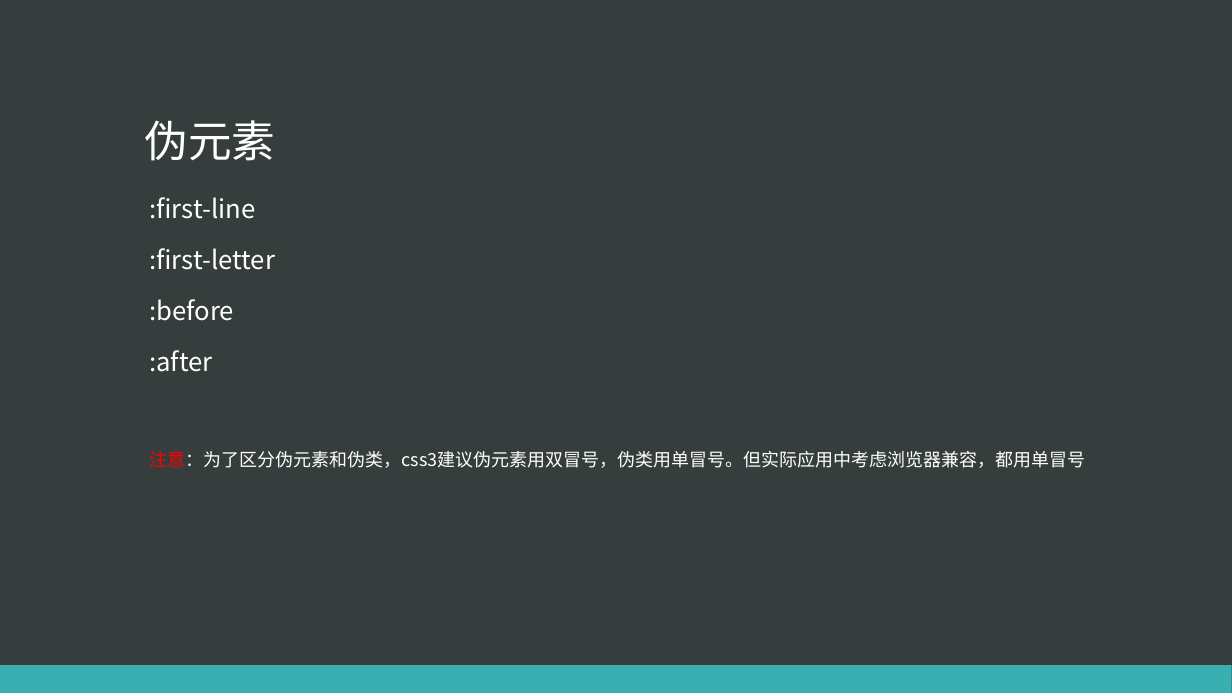
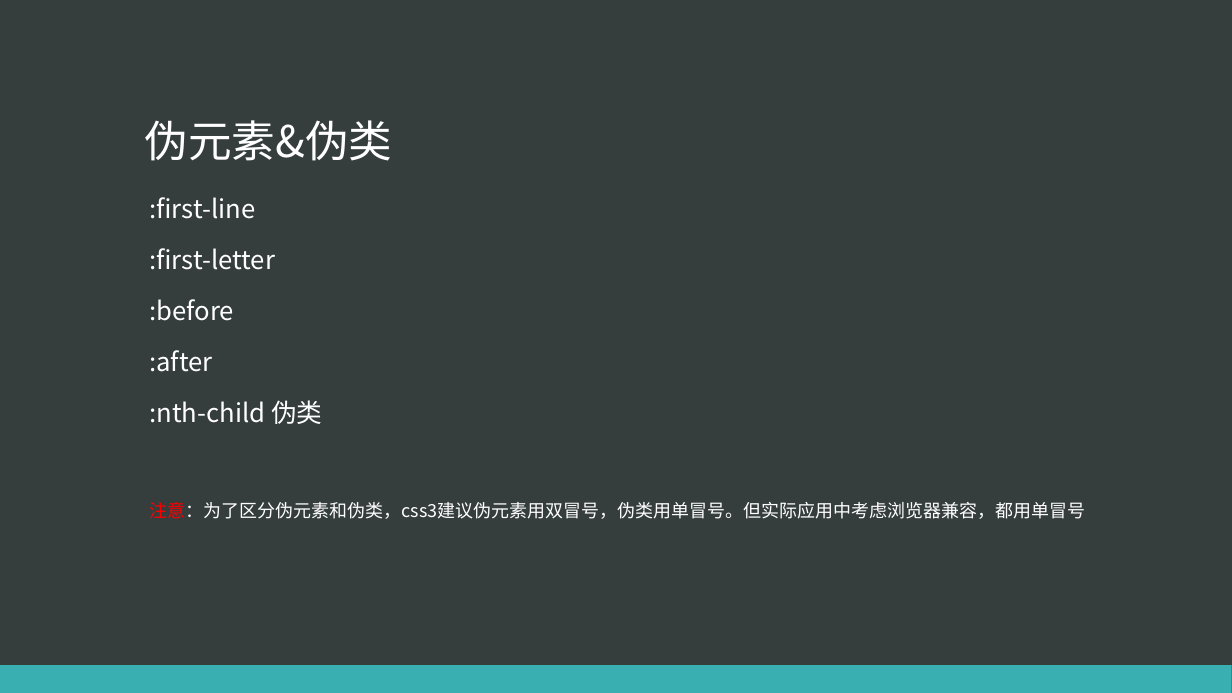
Before and after one commit to eventao/courseware, a slide deck: slide 5 of 静态布局2016-11-28.pptx. Drawn at 1232x693 pixels with LibreOffice and Linux fonts; fonts in the diff are those of the drawing. Boxes give left, top, right and bottom in pixels: in the first picture for what was removed or moved away, otherwise in the second. Text is boxed around its words. In the diff, an @@ line names an element or a change of style, - is before the commit and + after.

```diff
--- a/静态布局2016-11-28.pptx
+++ b/静态布局2016-11-28.pptx
@@ title at (145,120,393,161): text changed @@
-伪元素
+伪元素&伪类
@@ text at (149,400,322,424): paragraph added @@
+:nth-child 伪类
```
Also in this commit, not shown: 2 other slides changed, 1 slide added, 1 other file.
